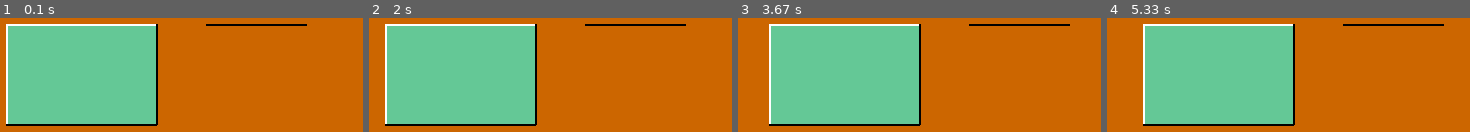
Above: before the commit, frames 1-4 (left to right).
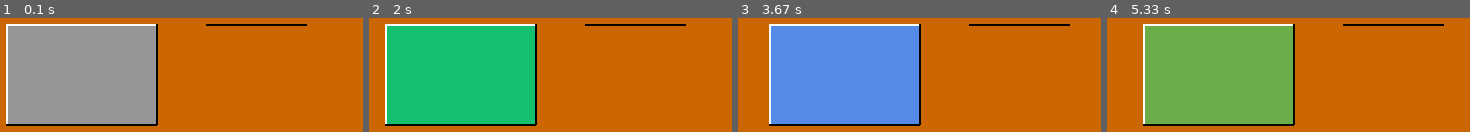
Above: after the commit, the same moments.

Repository: Pkpratik/pygame-class
Game: pygame game, started from buttons/class31.py
Same seed, same stepped clock (60 frames per second), same inputs: the game is played once before the commit and once after it.
Inputs (mouse positions are in pixels of both pictures, inside the frame that each line leads up to):
- Up to frame 1 (0.1 s): no input
- Up to frame 2 (2 s): click (448, 73) at 0.38 s; click (outside the picture) at 0.72 s; click (434, 105) at 1.55 s; click (outside the picture) at 1.88 s
- Up to frame 3 (3.67 s): click (857, 100) at 2.22 s; click (846, 28) at 2.55 s; click (outside the picture) at 2.88 s; click (839, 73) at 3.22 s; click (outside the picture) at 3.55 s
- Up to frame 4 (5.33 s): click (1183, 119) at 4.88 s; click (outside the picture) at 5.22 s

The runs differ from the first frame. In frame 1, 35% of the frame differs, in the area x 2-43%, y 7-93%; in frame 2, 35%; in frame 3, 35%; in frame 4, 35%.

Commit message:
added class 4

Diff:
--- a/buttons/class31.py
+++ b/buttons/class31.py
@@ -1,4 +1,5 @@
 import pygame
+import random
 pygame.init()
 count=0
 w=600
@@ -12,11 +13,11 @@
 rect1=pygame.Rect(100,100,150,100)
 l5=pygame.draw.line(screen,(255,255,255),(300,100),(400,100),2)
 l6=pygame.draw.rect(screen,(123,56,0),l5,2)
+a,b,c=150,150,150
 while run:
     for event in pygame.event.get():
         if event.type==pygame.QUIT:
             run=False
-    pygame.display.update()
     screen.fill(bg)
     pos=pygame.mouse.get_pos()
 
@@ -27,6 +28,9 @@
                 pygame.draw.rect(screen,(0,100,0),rect1)
             else:
                 if isclicked==1:
+                    a=random.randint(0,255)
+                    b=random.randint(0,255)
+                    c=random.randint(0,255)
                     isclicked=False
                     action=True
                     count+=1
@@ -39,7 +43,7 @@
 
                     pygame.draw.rect(screen,(0,0,250),rect1)
         else:
-            pygame.draw.rect(screen,(100,200,150),rect1)
+            pygame.draw.rect(screen,(a,b,c),rect1)
     else:
 
         pygame.draw.rect(screen,(200,100,0),rect1)
@@ -50,4 +54,5 @@
     pygame.draw.line(screen,(0,0,0),(250+count*5,200),(250+count*5,100),2)
     pygame.draw.rect(screen,(0,0,0),l6,2)
 
+    pygame.display.update()
 pygame.quit()
--- /dev/null
+++ b/buttons/class4.py
@@ -0,0 +1,101 @@
+import pygame
+import random
+pygame.init()
+count=0
+w=600
+h=600
+bg = (204, 102, 0)
+screen = pygame.display.set_mode((w,h))
+pygame.display.set_caption('Button Demo')
+action=False
+run=True
+isclicked=0
+a,b,c=150,150,150
+l5=pygame.draw.line(screen,(100,0,0),(100,300),(250,300),2)
+l6=pygame.draw.rect(screen,(110,0,0),l5,2)
+rect1=pygame.Rect(100,100,150,100)
+forward_speed=1
+downward_speed=1
+while run:
+    pygame.time.delay(1)
+    for event in pygame.event.get():
+        if event.type==pygame.QUIT:
+            run=False
+    screen.fill(bg)
+    pos=pygame.mouse.get_pos()
+
+    key=pygame.key.get_pressed()
+    if rect1.right>=w or rect1.left<=0:
+        forward_speed=-forward_speed
+    if rect1.top<=0 or rect1.bottom>=h:
+        downward_speed=-downward_speed
+
+    # if rect1.right>=w or rect1.left<=0:
+    #     forward_speed=-forward_speed
+
+    if key[pygame.K_RIGHT]==1:
+        rect1=pygame.Rect.move(rect1,forward_speed,0)
+        # print("Right = ",rect1.right)
+        # print("Left = ",rect1.left)
+        # print("speed = ",forward_speed)
+        print("Right")
+    if key[pygame.K_LEFT]==1:
+        rect1=pygame.Rect.move(rect1,-forward_speed,0)
+        # print("Right = ",rect1.right)
+        # print("Left = ",rect1.left)
+        print("Left")
+
+    if key[pygame.K_UP]==1:
+        rect1=pygame.Rect.move(rect1,0,-downward_speed)
+        # print("Right = ",rect1.right)
+        # print("Left = ",rect1.left)
+        print("up")
+
+    if key[pygame.K_DOWN]==1:
+        rect1=pygame.Rect.move(rect1,0,downward_speed)
+        # print("Right = ",rect1.right)
+        # print("Left = ",rect1.left)
+        print("down")
+
+
+
+
+    if action!=True:
+        if rect1.collidepoint(pos):
+            if pygame.mouse.get_pressed()[0]==1:
+                isclicked=1
+                pygame.draw.rect(screen,(0,100,0),rect1)
+            else:
+                if isclicked==1:
+                    a=random.randint(0,255)
+                    b=random.randint(0,255)
+                    c=random.randint(0,255)
+                    isclicked=False
+                    action=True
+                    count+=1
+                    rect1=pygame.Rect.move(rect1,forward_speed,0)
+                    print(count)
+                    pygame.draw.rect(screen,(0,0,100),rect1)
+                    l6=pygame.Rect.move(l6,forward_speed,0)
+                    pygame.draw.rect(screen,(0,0,0),l6,2)
+
+                    print("Right = ",rect1.right)
+                    print("Left = ",rect1.left)
+                else:
+
+                    pygame.draw.rect(screen,(0,0,250),rect1)
+        else:
+            pygame.draw.rect(screen,(a,b,c),rect1)
+
+    else:
+
+        pygame.draw.rect(screen,(random.randint(0,255),random.randint(0,255),random.randint(0,255)),rect1)
+        action=False
+    l1=pygame.draw.line(screen,(255,255,255),(100+2*count,100),(250+2*count,100),2)
+    l2=pygame.draw.line(screen,(255,255,255),(100+2*count,100),(100+2*count,200),2)
+    l3=pygame.draw.line(screen,(0,0,0),(100+2*count,200),(250+2*count,200),2)
+    l4=pygame.draw.line(screen,(0,0,0),(250+2*count,200),(250+2*count,100),2)
+    pygame.draw.rect(screen,(187,255,200),l6,2)
+
+    pygame.display.update()
+pygame.quit()
